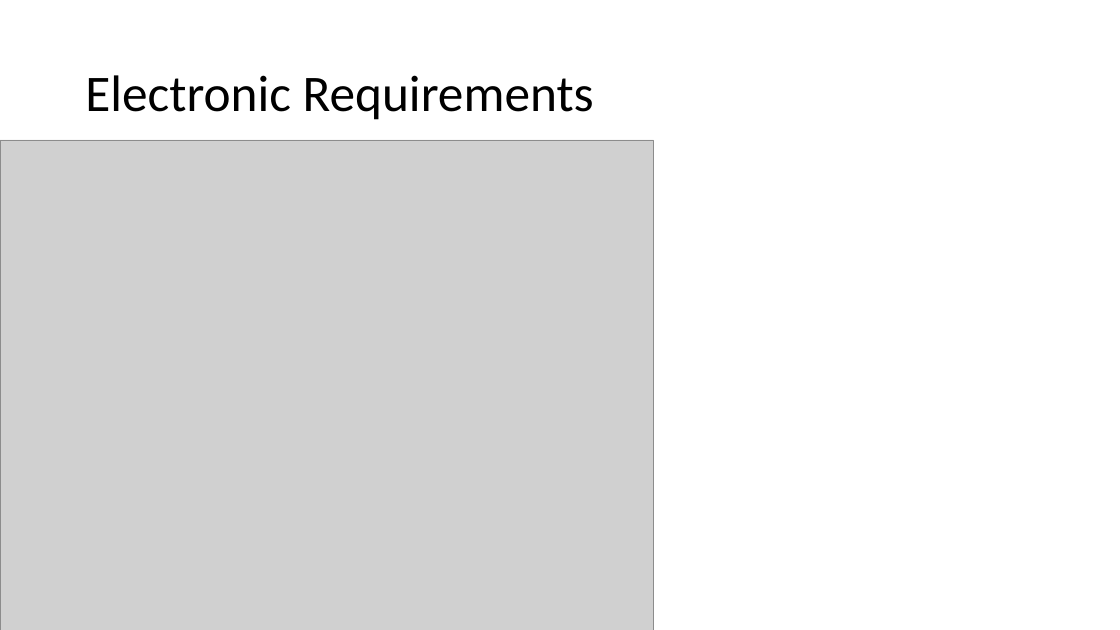
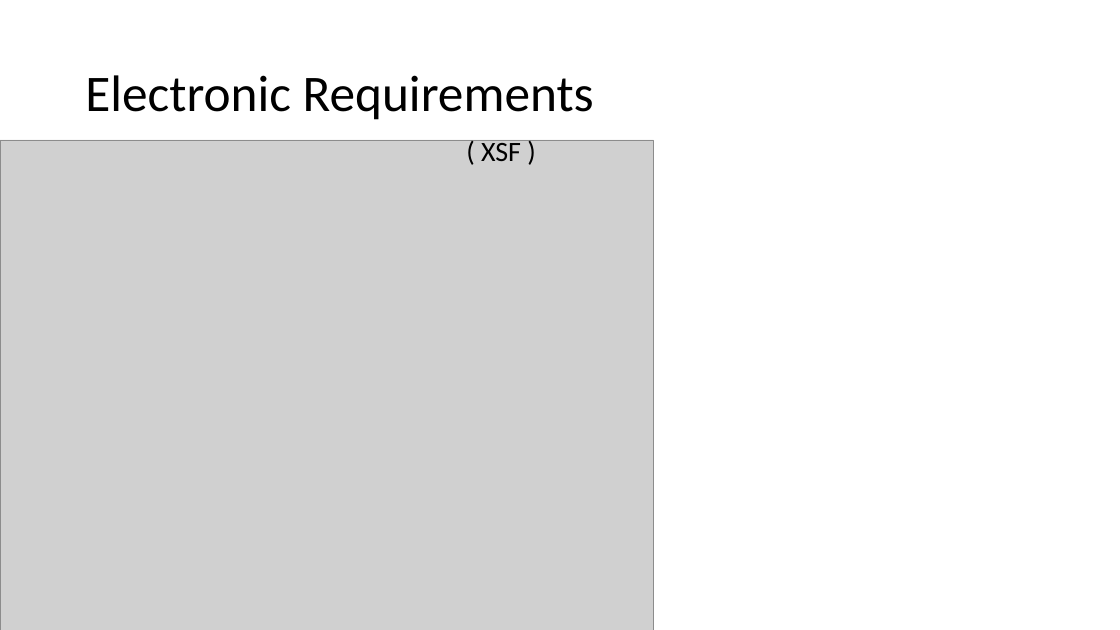
Before and after one commit to dreens/alternate-charging, a slide deck: slide 33 of Alternate Charging XSF2.pptx (slide 29 before the commit). Drawn at 1120x630 pixels with LibreOffice and Linux fonts; fonts in the diff are those of the drawing; grey boxes stand for pictures. Boxes give left, top, right and bottom in pixels: in the first picture for what was removed or moved away, otherwise in the second. Text is boxed around its words. In the diff, an @@ line names an element or a change of style, - is before the commit and + after.

```diff
--- a/Alternate Charging XSF2.pptx
+++ b/Alternate Charging XSF2.pptx
@@ text added at (x1=481, y1=138, x2=521, y2=161), 24 pt, text #000000 @@
+( XSF )
```
Also in this commit, not shown: 2 other slides changed, 8 slides added, 1 slide removed, 8 other files.
